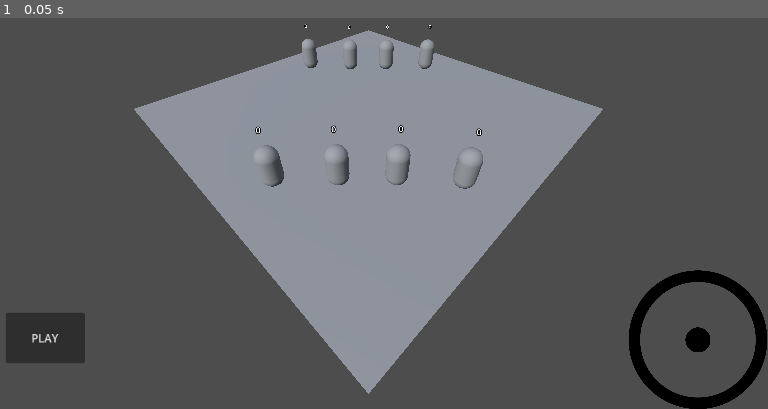
Above: before the commit, frame 1.
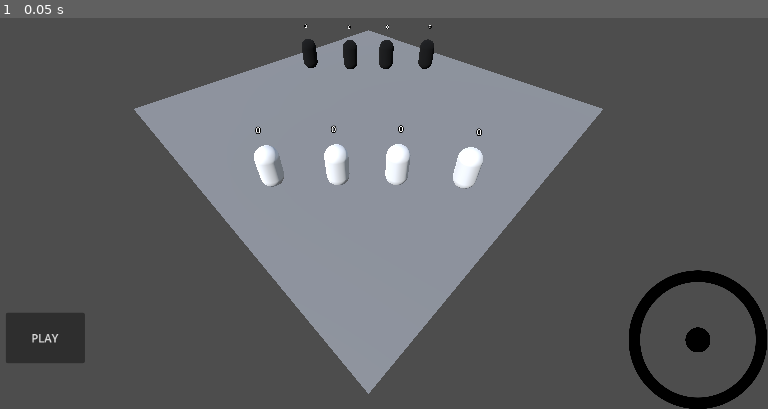
Above: after the commit, the same moment.

Repository: bigCodeArthur/mecha-adventure-rpg
Game: Godot game, scene res://managers/battle_manager.tscn
The game is run twice, just before and just after one commit, with the same random seed, the same clock (stepped at 60 frames per second) and the same inputs. The engine's default icon, where the game draws it, is replaced by a stand-in: a white triangle on a blue panel in a dark square. A sky picture missing from this copy of the repository is replaced by a grey-blue gradient.
Inputs:
- Up to frame 1 (0.05 s): no input

The runs differ from the first frame. In frame 1, 1.7% of the frame differs, in the area x 33-63%, y 5-44%.

Commit message:
added team colors and a debug shortcut to randomize all character's ability and movement

Diff:
--- a/entities/PlayerController/player.gd
+++ b/entities/PlayerController/player.gd
@@ -1,6 +1,7 @@
 class_name Player extends Node3D
 
 var selectedCharacter : Node3D
+var rng = RandomNumberGenerator.new()
 
 @onready var player_team : Team = $"../TeamManager".get_player_team()
 @onready var ui : Control = $"../UI"
@@ -9,6 +10,27 @@
 @onready var ray : RayCast3D = $RayCast3D
 
 signal characterChanged(char: Character)
+
+
+func _process(_delta: float) -> void:
+	if Input.is_action_just_pressed("ui_cut"):
+		for team in battle_manager.teamManager.get_children():
+			for child in team.get_children():
+				if child is not Character_main: continue
+				var character : Character_main = child
+				character.set_active_ability(
+					character.abilities[
+						rng.randi_range(0,
+						len(character.abilities) - 1)
+					]
+				)
+
+				character.target_direction = Vector2(
+					rng.randf_range(-1, 1),
+					rng.randf_range(-1, 1)
+				).normalized()
+
+				character.speedStrength = rng.randf_range(0, 1)
 
 
 func _unhandled_input(event: InputEvent) -> void:
--- a/entities/PlayerController/player.tscn
+++ b/entities/PlayerController/player.tscn
@@ -1,16 +1,16 @@
-[gd_scene load_steps=2 format=3 uid="uid://bsqhu3665r1yi"]
+[gd_scene format=3 uid="uid://bsqhu3665r1yi"]
 
 [ext_resource type="Script" uid="uid://crfjefvs273ll" path="res://entities/PlayerController/player.gd" id="1_eqibs"]
 
-[node name="Player" type="Node3D"]
+[node name="Player" type="Node3D" unique_id=1451251935]
 process_mode = 3
 script = ExtResource("1_eqibs")
 
-[node name="Camera3D" type="Camera3D" parent="."]
+[node name="Camera3D" type="Camera3D" parent="." unique_id=619705675]
 transform = Transform3D(1, 0, 0, 0, 0.70710677, 0.70710677, 0, -0.70710677, 0.70710677, 0, 4.6237864, 7.8349705)
 size = 7.6363225
 
-[node name="RayCast3D" type="RayCast3D" parent="."]
+[node name="RayCast3D" type="RayCast3D" parent="." unique_id=995232294]
 target_position = Vector3(0, 0, 0)
 collision_mask = 8
 hit_back_faces = false
--- a/entities/testCharacter/character_main.gd
+++ b/entities/testCharacter/character_main.gd
@@ -4,7 +4,6 @@
 @onready var preview = $preview
 @onready var active_ability_indicator = $ActiveAbilityIndicator
 @onready var label_3d = $Label3D
-
 
 func select() -> void:
 	direction_indicator.selected = true
--- a/entities/testCharacter/infoLabel.gd
+++ b/entities/testCharacter/infoLabel.gd
@@ -1,4 +1,6 @@
 extends Label3D
+
+
 @onready var body: Character_main = $".."
 
 
--- a/entities/testCharacter/testCharacter.gd
+++ b/entities/testCharacter/testCharacter.gd
@@ -9,6 +9,11 @@
 @export  var abilities : Array[Ability_resource]
 
 @onready var visual : MeshInstance3D = $MeshInstance3D
+
+
+func set_color(color: Color):
+	var material : StandardMaterial3D = visual.mesh.material
+	material.albedo_color = color
 
 
 func _physics_process(delta: float) -> void:
--- a/entities/testCharacter/test_character.tscn
+++ b/entities/testCharacter/test_character.tscn
@@ -1,15 +1,20 @@
-[gd_scene load_steps=12 format=3 uid="uid://5ogm0nrdtmlj"]
+[gd_scene format=3 uid="uid://5ogm0nrdtmlj"]
 
 [ext_resource type="Script" uid="uid://cffly0bpx0crj" path="res://entities/testCharacter/character_main.gd" id="1_tqoyw"]
 [ext_resource type="Script" uid="uid://d18g4nxvhsj04" path="res://entities/testCharacter/direction_indicator.gd" id="2_5mie4"]
 [ext_resource type="Script" uid="uid://dyix34w36wall" path="res://entities/testCharacter/preview.gd" id="3_ylme8"]
 [ext_resource type="Script" uid="uid://cad0fqooan566" path="res://entities/testCharacter/infoLabel.gd" id="5_ubvle"]
 
-[sub_resource type="CapsuleShape3D" id="CapsuleShape3D_qqebx"]
+[sub_resource type="CapsuleShape3D" id="CapsuleShape3D_tqoyw"]
 radius = 0.25
 height = 1.0
 
+[sub_resource type="StandardMaterial3D" id="StandardMaterial3D_ubvle"]
+resource_local_to_scene = true
+
 [sub_resource type="CapsuleMesh" id="CapsuleMesh_udala"]
+resource_local_to_scene = true
+material = SubResource("StandardMaterial3D_ubvle")
 radius = 0.25
 height = 1.0
 
@@ -25,54 +30,60 @@
 [sub_resource type="StandardMaterial3D" id="StandardMaterial3D_ylme8"]
 albedo_color = Color(0.44313726, 1, 1, 1)
 
+[sub_resource type="CapsuleShape3D" id="CapsuleShape3D_qqebx"]
+radius = 0.25
+height = 1.0
+
 [sub_resource type="StandardMaterial3D" id="StandardMaterial3D_tqoyw"]
 albedo_color = Color(0.58431375, 1, 1, 0.6392157)
 
-[node name="Character_template" type="CharacterBody3D"]
+[node name="Character_template" type="CharacterBody3D" unique_id=298022574]
 collision_layer = 8
 script = ExtResource("1_tqoyw")
 
-[node name="CollisionShape3D" type="CollisionShape3D" parent="."]
+[node name="CollisionShape3D" type="CollisionShape3D" parent="." unique_id=2059936952]
 transform = Transform3D(1, 0, 0, 0, 1, 0, 0, 0, 1, 0, 0.5, 0)
-shape = SubResource("CapsuleShape3D_qqebx")
+shape = SubResource("CapsuleShape3D_tqoyw")
 
-[node name="MeshInstance3D" type="MeshInstance3D" parent="."]
+[node name="MeshInstance3D" type="MeshInstance3D" parent="." unique_id=2004220539]
 transform = Transform3D(1, 0, 0, 0, 1, 0, 0, 0, 1, 0, 0.5, 0)
 mesh = SubResource("CapsuleMesh_udala")
 
-[node name="DirectionIndicator" type="Node3D" parent="."]
+[node name="DirectionIndicator" type="Node3D" parent="." unique_id=1010890823]
 process_mode = 3
 script = ExtResource("2_5mie4")
 
-[node name="Pointer" type="MeshInstance3D" parent="DirectionIndicator"]
+[node name="Pointer" type="MeshInstance3D" parent="DirectionIndicator" unique_id=1957978354]
 transform = Transform3D(1, 0, 0, 0, -4.371139e-08, 1, 0, -1, -4.371139e-08, 0, 0.5, -0.5)
 mesh = SubResource("PrismMesh_as2mo")
 skeleton = NodePath("../../MeshInstance3D")
 surface_material_override/0 = SubResource("StandardMaterial3D_5mie4")
 
-[node name="Selection" type="MeshInstance3D" parent="DirectionIndicator"]
+[node name="Selection" type="MeshInstance3D" parent="DirectionIndicator" unique_id=344385662]
 mesh = SubResource("CylinderMesh_5mie4")
 surface_material_override/0 = SubResource("StandardMaterial3D_ylme8")
 
-[node name="preview" type="CharacterBody3D" parent="."]
+[node name="preview" type="CharacterBody3D" parent="." unique_id=1937437769]
 process_mode = 3
+visible = false
 collision_layer = 0
 script = ExtResource("3_ylme8")
 
-[node name="CollisionShape3D" type="CollisionShape3D" parent="preview"]
+[node name="CollisionShape3D" type="CollisionShape3D" parent="preview" unique_id=424986897]
 transform = Transform3D(1, 0, 0, 0, 1, 0, 0, 0, 1, 0, 0.5, 0)
 shape = SubResource("CapsuleShape3D_qqebx")
 
-[node name="MeshInstance3D" type="MeshInstance3D" parent="preview"]
+[node name="MeshInstance3D" type="MeshInstance3D" parent="preview" unique_id=2086172748]
 transform = Transform3D(0.99, 0, 0, 0, 0.99, 0, 0, 0, 0.99, 0, 0.5, 0)
 mesh = SubResource("CapsuleMesh_udala")
 surface_material_override/0 = SubResource("StandardMaterial3D_tqoyw")
 
-[node name="ActiveAbilityIndicator" type="Sprite3D" parent="."]
+[node name="ActiveAbilityIndicator" type="Sprite3D" parent="." unique_id=757177031]
 transform = Transform3D(0.2, 0, 0, 0, 0.2, 0, 0, 0, 0.2, 0, 1.1857709, 0)
 billboard = 1
 
-[node name="Label3D" type="Label3D" parent="."]
+[node name="Label3D" type="Label3D" parent="." unique_id=2138711018]
+process_mode = 3
 transform = Transform3D(1, 0, 0, 0, 1, 0, 0, 0, 1, 0, 1.4230196, 0)
 billboard = 1
 text = "test"
--- a/managers/battle_manager.gd
+++ b/managers/battle_manager.gd
@@ -24,14 +24,16 @@
 
 func _physics_process(_delta: float) -> void:
 	unlockedPlayers = 0
+	var unlockedCharacters : Array[Character] = []
 
 	for character in allCharacters:
-		if  character.actionLock > 0:
-			character.actionLock -= 1
-		else:
-			unlockedPlayers += 1
+		if  character.actionLock <= 0:
+			unlockedCharacters.append(character)
 			if character.activeAbility:
 				character.actionLock = character.activeAbility.AnimationFrameLock
 
-	if unlockedPlayers > 0:
+	if len(unlockedCharacters) > 0:
 		PAUSE()
+	else:
+		for character in allCharacters:
+			character.actionLock -= 1
--- a/managers/battle_manager.tscn
+++ b/managers/battle_manager.tscn
@@ -12,86 +12,58 @@
 [ext_resource type="Resource" uid="uid://du0afwkbfk1fy" path="res://resources/abilities/sneak.tres" id="8_06wj7"]
 [ext_resource type="PackedScene" uid="uid://btfh3b3ccmukk" path="res://ui/ui.tscn" id="9_yld5r"]
 
-[sub_resource type="GDScript" id="GDScript_j6lmd"]
-script/source = "extends CharacterBody3D
-
-
-const SPEED = 5.0
-const JUMP_VELOCITY = 4.5
-
-
-func _physics_process(delta: float) -> void:
-	if not is_on_floor():
-		velocity += get_gravity() * delta
-
-	if Input.is_action_just_pressed(\"ui_accept\") and is_on_floor():
-		velocity.y = JUMP_VELOCITY
-
-	var input_dir := Input.get_vector(\"ui_left\", \"ui_right\", \"ui_up\", \"ui_down\")
-	var direction := (transform.basis * Vector3(input_dir.x, 0, input_dir.y)).normalized()
-	if direction:
-		velocity.x = direction.x * SPEED
-		velocity.z = direction.z * SPEED
-	else:
-		velocity.x = move_toward(velocity.x, 0, SPEED)
-		velocity.z = move_toward(velocity.z, 0, SPEED)
-
-	move_and_slide()
-"
-
-[node name="Battle_manager" type="Node3D"]
+[node name="Battle_manager" type="Node3D" unique_id=1537054888]
 script = ExtResource("1_0a47a")
 
-[node name="TeamManager" type="Node3D" parent="."]
+[node name="TeamManager" type="Node3D" parent="." unique_id=1545546149]
 script = ExtResource("4_6o8l0")
 
-[node name="Team1" type="Node3D" parent="TeamManager"]
+[node name="Team1" type="Node3D" parent="TeamManager" unique_id=304253796]
 script = ExtResource("5_j6lmd")
+team_color = Color(1, 1, 1, 1)
 
-[node name="testCharacter" parent="TeamManager/Team1" instance=ExtResource("4_yld5r")]
+[node name="testCharacter" parent="TeamManager/Team1" unique_id=1301780709 instance=ExtResource("4_yld5r")]
 transform = Transform3D(1, 0, 0, 0, 1, 0, 0, 0, 1, -0.6660751, -4.7683716e-07, 3.1375098)
 abilities = Array[ExtResource("5_oduoj")]([ExtResource("7_yld5r"), ExtResource("6_yld5r"), ExtResource("8_06wj7"), ExtResource("7_yld5r")])
 
-[node name="testCharacter2" parent="TeamManager/Team1" instance=ExtResource("4_yld5r")]
+[node name="testCharacter2" parent="TeamManager/Team1" unique_id=1358902374 instance=ExtResource("4_yld5r")]
 transform = Transform3D(1, 0, 0, 0, 1, 0, 0, 0, 1, -2.098833, 0, 3.1728568)
 abilities = Array[ExtResource("5_oduoj")]([ExtResource("6_yld5r"), ExtResource("7_yld5r"), ExtResource("8_06wj7")])
 
-[node name="testCharacter3" parent="TeamManager/Team1" instance=ExtResource("4_yld5r")]
+[node name="testCharacter3" parent="TeamManager/Team1" unique_id=194980635 instance=ExtResource("4_yld5r")]
 transform = Transform3D(1, 0, 0, 0, 1, 0, 0, 0, 1, 0.61890984, -7.1525574e-07, 3.131794)
 abilities = Array[ExtResource("5_oduoj")]([ExtResource("6_yld5r")])
 
-[node name="testCharacter4" parent="TeamManager/Team1" instance=ExtResource("4_yld5r")]
+[node name="testCharacter4" parent="TeamManager/Team1" unique_id=1561422959 instance=ExtResource("4_yld5r")]
 transform = Transform3D(1, 0, 0, 0, 1, 0, 0, 0, 1, 2.0851302, 0, 3.2357912)
 abilities = Array[ExtResource("5_oduoj")]([ExtResource("6_yld5r"), ExtResource("8_06wj7")])
 
-[node name="Team2" type="Node3D" parent="TeamManager"]
+[node name="Team2" type="Node3D" parent="TeamManager" unique_id=1158894396]
 script = ExtResource("5_j6lmd")
+team_color = Color(0, 0, 0, 1)
 
-[node name="testCharacter" parent="TeamManager/Team2" instance=ExtResource("4_yld5r")]
+[node name="testCharacter" parent="TeamManager/Team2" unique_id=1276875097 instance=ExtResource("4_yld5r")]
 transform = Transform3D(-1, 0, 8.742278e-08, 0, 1, 0, -8.742278e-08, 0, -1, 0.635641, -4.7683716e-07, -2.837811)
 abilities = Array[ExtResource("5_oduoj")]([ExtResource("7_yld5r"), ExtResource("6_yld5r"), ExtResource("8_06wj7"), ExtResource("7_yld5r")])
 
-[node name="testCharacter2" parent="TeamManager/Team2" instance=ExtResource("4_yld5r")]
+[node name="testCharacter2" parent="TeamManager/Team2" unique_id=68485889 instance=ExtResource("4_yld5r")]
 transform = Transform3D(-1, 0, 8.742278e-08, 0, 1, 0, -8.742278e-08, 0, -1, 2.068399, 0, -2.8731577)
 abilities = Array[ExtResource("5_oduoj")]([ExtResource("6_yld5r"), ExtResource("7_yld5r"), ExtResource("8_06wj7")])
 
-[node name="testCharacter3" parent="TeamManager/Team2" instance=ExtResource("4_yld5r")]
+[node name="testCharacter3" parent="TeamManager/Team2" unique_id=640019476 instance=ExtResource("4_yld5r")]
 transform = Transform3D(-1, 0, 8.742278e-08, 0, 1, 0, -8.742278e-08, 0, -1, -0.64934397, -7.1525574e-07, -2.8320951)
 abilities = Array[ExtResource("5_oduoj")]([ExtResource("6_yld5r")])
 
-[node name="testCharacter4" parent="TeamManager/Team2" instance=ExtResource("4_yld5r")]
+[node name="testCharacter4" parent="TeamManager/Team2" unique_id=1553197541 instance=ExtResource("4_yld5r")]
 transform = Transform3D(-1, 0, 8.742278e-08, 0, 1, 0, -8.742278e-08, 0, -1, -2.1155643, 0, -2.9360926)
 abilities = Array[ExtResource("5_oduoj")]([ExtResource("6_yld5r"), ExtResource("8_06wj7")])
 
-[node name="TestLevel" parent="." instance=ExtResource("2_tjm5b")]
+[node name="TestLevel" parent="." unique_id=598110411 instance=ExtResource("2_tjm5b")]
 transform = Transform3D(0.7071067, 0, 0.7071067, 0, 1, 0, -0.7071067, 0, 0.7071067, 0, 0, 0)
 
-[node name="Player" parent="." instance=ExtResource("3_6o8l0")]
+[node name="Player" parent="." unique_id=1189490327 instance=ExtResource("3_6o8l0")]
 
-[node name="UI" parent="." instance=ExtResource("9_yld5r")]
+[node name="UI" parent="." unique_id=302698178 instance=ExtResource("9_yld5r")]
 process_mode = 3
 
-[node name="CharacterBody3D" type="CharacterBody3D" parent="."]
-script = SubResource("GDScript_j6lmd")
-
 [connection signal="characterChanged" from="Player" to="UI" method="_on_player_character_changed"]
--- a/managers/team.gd
+++ b/managers/team.gd
@@ -1,6 +1,17 @@
 class_name Team extends Node3D
 
 @onready var characters : Array[Character] = get_characters()
+@export var team_color : Color = Color(0.0, 0.0, 0.827, 1.0):
+	set(value):
+		team_color = value
+		for child in get_characters():
+			child.set_color(team_color)
+
+
+func _ready() -> void:
+	for child in get_characters():
+		child.set_color(team_color)
+
 
 func get_characters() -> Array[Character]:
 	var output : Array[Character]
--- a/project.godot
+++ b/project.godot
@@ -8,16 +8,16 @@
 
 config_version=5
 
+[animation]
+
+compatibility/default_parent_skeleton_in_mesh_instance_3d=true
+
 [application]
 
 config/name="mecha-adventure-rpg"
 run/main_scene="uid://cnmdwn5j70ujc"
-config/features=PackedStringArray("4.5", "Forward Plus")
+config/features=PackedStringArray("4.6", "Forward Plus")
 config/icon="res://icon.svg"
-
-[display]
-
-window/size/mode=2
 
 [layer_names]
 
Not shown: 1 places in managers/battle_manager.tscn that only renumber resources
